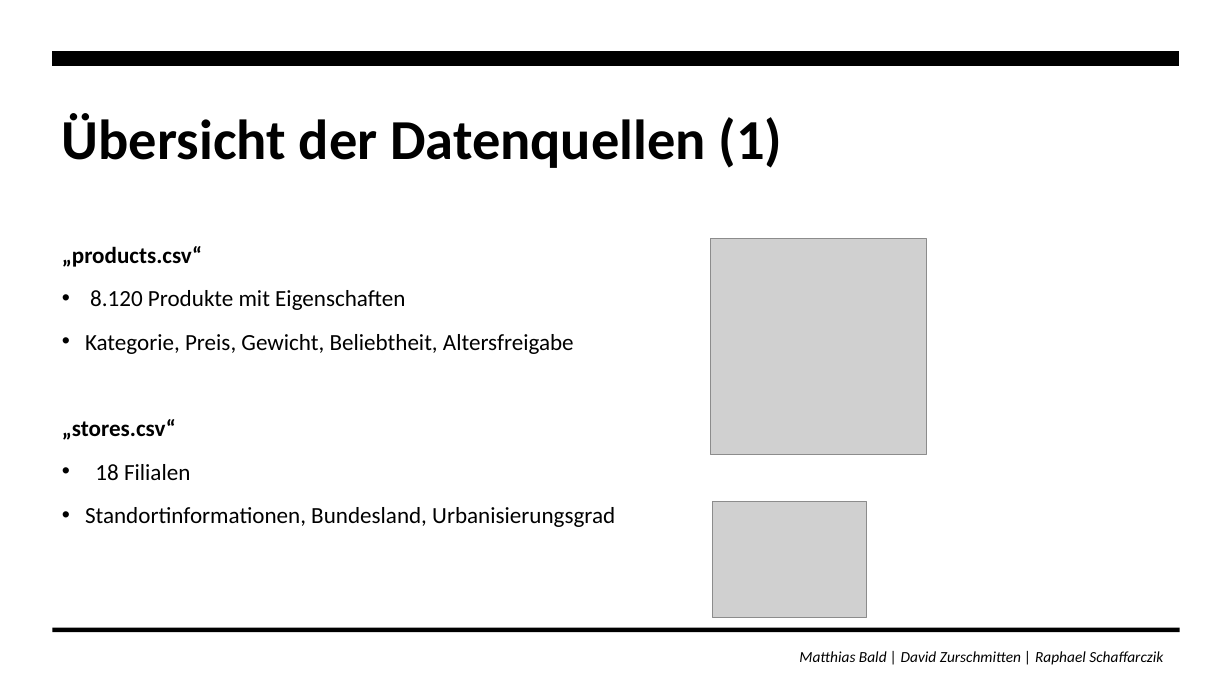
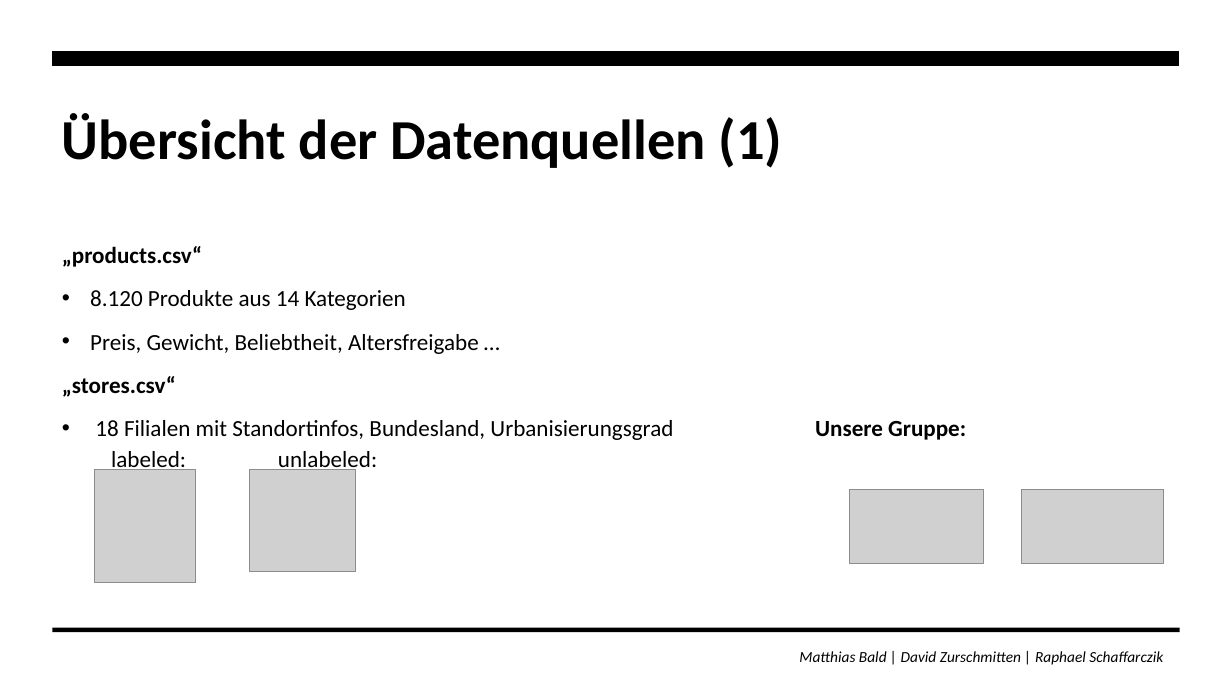
Before and after one commit to zurdavid/projektpraktikum-datascience, a slide deck: slide 16 of präsentationen/Abschlusspräsentation_Entwurf.pptx. Drawn at 1232x693 pixels with LibreOffice and Linux fonts; fonts in the diff are those of the drawing; grey boxes stand for pictures. Boxes give left, top, right and bottom in pixels: in the first picture for what was removed or moved away, otherwise in the second. Text is boxed around its words. In the diff, an @@ line names an element or a change of style, - is before the commit and + after.

```diff
--- a/präsentationen/Abschlusspräsentation_Entwurf.pptx
+++ b/präsentationen/Abschlusspräsentation_Entwurf.pptx
@@ picture removed at (x1=711, y1=238, x2=926, y2=455) @@
@@ text at (x1=90, y1=290, x2=479, y2=354): text changed @@
-• 8.120 Produkte mit Eigenschaften
-• Kategorie, Preis, Gewicht, Beliebtheit, Altersfreigabe
+• 8.120 Produkte aus 14 Kategorien
+• Preis, Gewicht, Beliebtheit, Altersfreigabe …
@@ text at (x1=95, y1=420, x2=966, y2=440): text changed @@
-• 18 Filialen
-• Standortinformationen, Bundesland, Urbanisierungsgrad
+• 18 Filialen mit Standortinfos, Bundesland, Urbanisierungsgrad Unsere Gruppe: labeled: unlabeled:
@@ picture added at (x1=94, y1=470, x2=195, y2=583) @@
@@ picture added at (x1=250, y1=470, x2=356, y2=572) @@
@@ picture removed at (x1=713, y1=501, x2=867, y2=617) @@
@@ picture added at (x1=850, y1=489, x2=984, y2=563) @@
@@ picture added at (x1=1022, y1=489, x2=1164, y2=563) @@
```
Also in this commit, not shown: 3 other slides changed, 1 slide removed, 2 other files.
